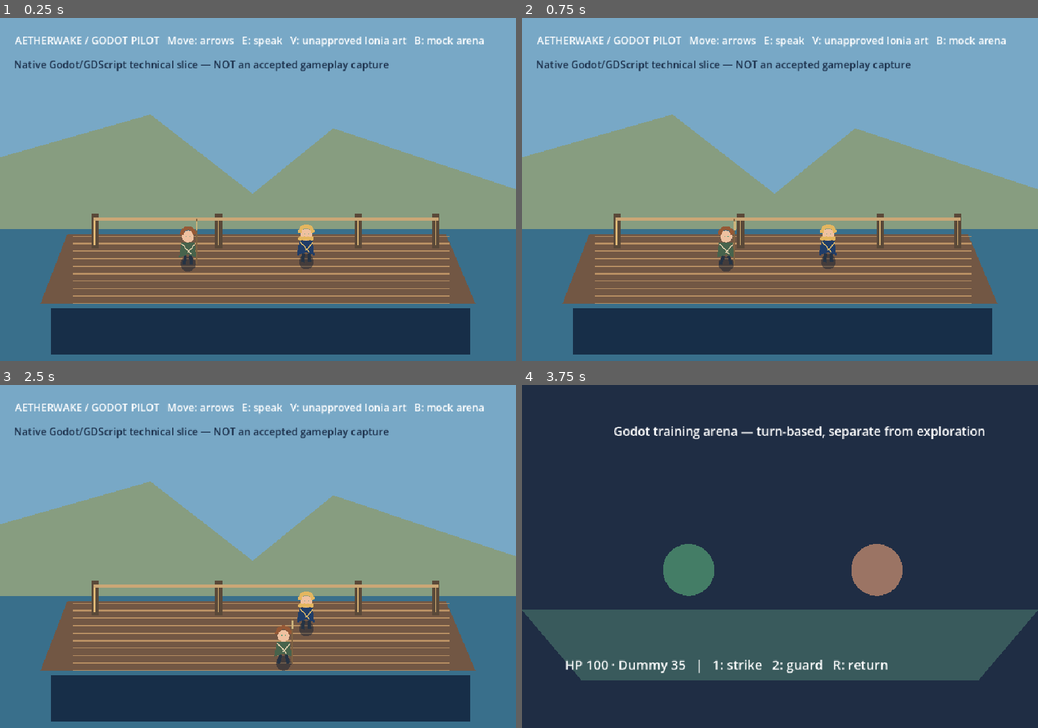
Above: before the commit, frames 1-4 (two rows, left to right).
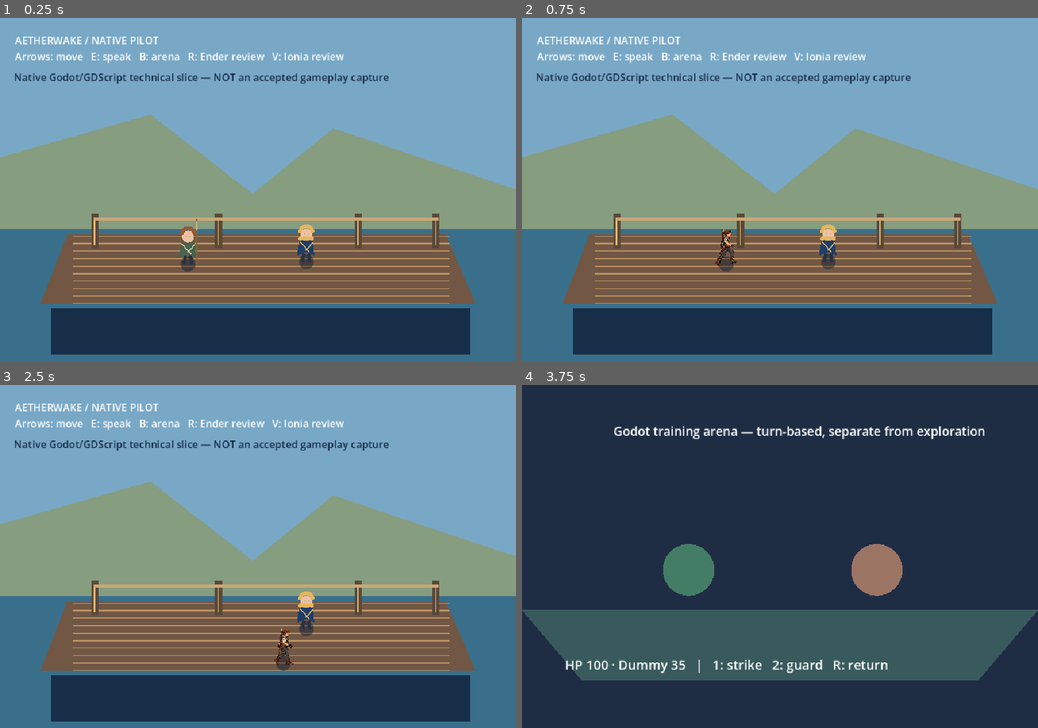
Above: after the commit, the same moments.

Repository: ndrorchestration/ToSailaStarrySky-jrpg
Game: Godot game, scene res://scenes/first_wake.tscn
Same seed, same stepped clock (60 frames per second), same inputs: the game is played once before the commit and once after it.
Inputs:
- Up to frame 1 (0.25 s): no input
- Up to frame 2 (0.75 s): tap Enter at 0.5 s; hold Right (ui_right) from 0.53 s (still down); tap R at 0.6 s
- Up to frame 3 (2.5 s): release Right (ui_right) at 1.28 s; hold Down (ui_down) 1.28-2.03 s; tap R at 1.35, 2.3 s; tap Space at 2 s; hold Right (ui_right) from 2.03 s (still down); tap E at 2.1 s
- Up to frame 4 (3.75 s): release Right (ui_right) at 2.78 s; hold Up (ui_up) 2.78-3.53 s; tap V at 2.85 s; tap R at 3.05 s; hold Left (ui_left) from 3.53 s (still down); tap B at 3.6 s

The runs differ from the first frame. In frame 1, 2.9% of the frame differs, in the area x 2-94%, y 5-20%; in frame 2, 3.2%, in the area x 2-94%, y 5-73%; in frame 3, 3.2%; in frame 4, nothing differs.

Commit message:
feat(godot): add opt-in Ender walk review driven by actual movement

Diff:
--- a/godot/scripts/first_wake.gd
+++ b/godot/scripts/first_wake.gd
@@ -13,6 +13,7 @@
 var status: Label
 var dialogue_open: bool = false
 var ionia_art_review_enabled: bool = false
+var ender_walk_review_enabled: bool = false
 
 func _ready() -> void:
     var actors := Node2D.new()
@@ -43,7 +44,7 @@
     status = Label.new()
     status.position = Vector2(28, 28)
     status.add_theme_font_size_override("font_size", 19)
-    status.text = "AETHERWAKE / GODOT PILOT   Move: arrows   E: speak   V: unapproved Ionia art   B: mock arena"
+    status.text = "AETHERWAKE / NATIVE PILOT\nArrows: move   E: speak   B: arena   R: Ender review   V: Ionia review"
     ui.add_child(status)
     dialogue = Label.new()
     dialogue.position = Vector2(100, 555)
@@ -72,7 +73,7 @@
         draw_line(Vector2(post + 6, 375), Vector2(post + 6, 424), Color("#e0b977"), 2.0)
     draw_line(Vector2(174, 375), Vector2(816, 375), Color("#cba776"), 6.0)
     draw_rect(Rect2(Vector2(95, 542), Vector2(780, 86)), Color(0.04, 0.08, 0.18, 0.72))
-    draw_string(ThemeDB.fallback_font, Vector2(26, 94), "Native Godot/GDScript technical slice — NOT an accepted gameplay capture", HORIZONTAL_ALIGNMENT_LEFT, -1, 19, Color("#172a45"))
+    draw_string(ThemeDB.fallback_font, Vector2(26, 118), "Native Godot/GDScript technical slice — NOT an accepted gameplay capture", HORIZONTAL_ALIGNMENT_LEFT, -1, 19, Color("#172a45"))
 
 func _unhandled_key_input(event: InputEvent) -> void:
     if not (event is InputEventKey) or not event.pressed or event.echo:
@@ -80,6 +81,9 @@
     if event.keycode == KEY_E and ender.global_position.distance_to(ionia.global_position) <= 110.0:
         dialogue_open = not dialogue_open
         dialogue.visible = dialogue_open
+    elif event.keycode == KEY_R:
+        ender_walk_review_enabled = not ender_walk_review_enabled
+        ender.set_walk_review_enabled(ender_walk_review_enabled)
     elif event.keycode == KEY_V:
         # Preview only; does not admit the source as approved Ionia field art.
         ionia_art_review_enabled = not ionia_art_review_enabled
--- a/godot/scripts/pilot_actor.gd
+++ b/godot/scripts/pilot_actor.gd
@@ -8,9 +8,10 @@
 @export var review_source_texture: Texture2D
 
 var walking_bounds: Rect2 = Rect2(Vector2(145, 410), Vector2(670, 112))
-var near_leg_forward: bool = false
-var walk_clock: float = 0.0
 var review_sprite: Sprite2D
+var walk_review_sprite: Sprite2D
+var travel_distance: float = 0.0
+var gait_step: float = 0.0
 
 func _ready() -> void:
     var shape_node := CollisionShape2D.new()
@@ -30,7 +31,21 @@
         review_sprite.position = Vector2(0, -42)
         review_sprite.visible = false
         add_child(review_sprite)
+    if character_name == "Ender":
+        walk_review_sprite = Sprite2D.new()
+        walk_review_sprite.name = "EnderWalkReviewUnapproved"
+        walk_review_sprite.texture = preload("res://art-review/ender-walk-candidate.png")
+        walk_review_sprite.hframes = 6
+        walk_review_sprite.position = Vector2(0, -46)
+        walk_review_sprite.texture_filter = CanvasItem.TEXTURE_FILTER_NEAREST
+        walk_review_sprite.visible = false
+        add_child(walk_review_sprite)
     queue_redraw()
+
+func set_walk_review_enabled(enabled: bool) -> void:
+    if walk_review_sprite != null:
+        walk_review_sprite.visible = enabled
+        queue_redraw()
 
 func set_review_art_enabled(enabled: bool) -> void:
     if review_sprite != null:
@@ -40,16 +55,26 @@
 func is_review_art_enabled() -> bool:
     return review_sprite != null and review_sprite.visible
 
-func _physics_process(delta: float) -> void:
+func _physics_process(_delta: float) -> void:
     if not player_controlled:
         return
     var direction := Input.get_vector("ui_left", "ui_right", "ui_up", "ui_down")
     velocity = direction * walk_speed
+    var before := global_position
     move_and_slide()
     global_position = global_position.clamp(walking_bounds.position, walking_bounds.end)
-    if direction.length_squared() > 0.001:
-        walk_clock += delta
-        near_leg_forward = sin(walk_clock * 13.0) > 0.0
+    var traveled := global_position.distance_to(before)
+    if traveled > 0.001:
+        travel_distance += traveled
+        gait_step = sin(travel_distance * TAU / 88.8) * 3.0
+    else:
+        travel_distance = 0.0
+        gait_step = 0.0
+    if walk_review_sprite != null:
+        walk_review_sprite.frame = int(travel_distance / 14.8) % 6
+        # Original source is side-facing only. No invented front/back poses.
+        if abs(direction.x) > 0.01:
+            walk_review_sprite.flip_h = direction.x < 0.0
     queue_redraw()
 
 func _draw() -> void:
@@ -59,10 +84,10 @@
     var highlight := Color("#d7b56a") if is_ionia else Color("#dccbaa")
     var hair := Color("#e4b65f") if is_ionia else Color("#965936")
     draw_circle(Vector2(0, -3), 14.0, Color(0.05, 0.11, 0.19, 0.45))
-    if is_review_art_enabled():
+    if is_review_art_enabled() or (walk_review_sprite != null and walk_review_sprite.visible):
         # Suppress placeholder body only, retain shared foot-ground cue.
         return
-    var step := 3.0 if near_leg_forward and player_controlled else 0.0
+    var step := gait_step if player_controlled else 0.0
     draw_line(Vector2(-5, -19), Vector2(-7-step, -2), Color("#253344"), 6.0)
     draw_line(Vector2(5, -19), Vector2(6+step, -2), Color("#253344"), 6.0)
     draw_colored_polygon(PackedVector2Array([
--- /dev/null
+++ b/godot/tests/capture_ender_walk_review.gd
@@ -0,0 +1,40 @@
+extends SceneTree
+## Native renderer diagnostic. Does not establish creator acceptance.
+
+func _initialize() -> void:
+    call_deferred("_capture")
+
+func _capture() -> void:
+    root.size = Vector2i(960, 640)
+    var world = load("res://scenes/first_wake.tscn").instantiate()
+    root.add_child(world)
+    await process_frame
+    var output := "res://review-evidence/"
+    DirAccess.make_dir_recursive_absolute(ProjectSettings.globalize_path(output))
+    await RenderingServer.frame_post_draw
+    var before := root.get_texture().get_image()
+    if before.save_png(output + "ender-placeholder.png") != OK:
+        quit(1)
+        return
+    world.ender.set_walk_review_enabled(true)
+    await process_frame
+    await RenderingServer.frame_post_draw
+    var after := root.get_texture().get_image()
+    if before.get_region(Rect2i(300, 350, 100, 130)).get_data() == after.get_region(Rect2i(300, 350, 100, 130)).get_data():
+        push_error("ENDER_CAPTURE_FAIL: preview pixels unchanged")
+        quit(2)
+        return
+    if after.save_png(output + "ender-native-review.png") != OK:
+        quit(3)
+        return
+    Input.action_press("ui_right")
+    for i in range(24):
+        for tick in range(3):
+            await physics_frame
+        await RenderingServer.frame_post_draw
+        if root.get_texture().get_image().save_png(output + "walk-%02d.png" % i) != OK:
+            quit(4)
+            return
+    Input.action_release("ui_right")
+    print("ENDER_CAPTURE_PASS: baseline, opt-in and 24 genuine input-driven frames")
+    quit(0)
--- /dev/null
+++ b/godot/tests/ender_walk_test.gd
@@ -0,0 +1,59 @@
+extends SceneTree
+
+func _initialize() -> void:
+    call_deferred("_test")
+
+func _test() -> void:
+    var world = load("res://scenes/first_wake.tscn").instantiate()
+    root.add_child(world)
+    await process_frame
+    var actor = world.ender
+    var sprite = actor.get_node_or_null("EnderWalkReviewUnapproved")
+    if sprite == null:
+        push_error("ENDER_WALK_FAIL: native six-frame sprite missing")
+        quit(1)
+        return
+    if sprite.visible or sprite.hframes != 6:
+        quit(2)
+        return
+    actor.set_walk_review_enabled(true)
+    var start: Vector2 = actor.position
+    Input.action_press("ui_right")
+    var seen := {}
+    for i in range(50):
+        await physics_frame
+        seen[sprite.frame] = true
+    Input.action_release("ui_right")
+    if actor.position.x <= start.x or seen.size() != 6 or not sprite.visible:
+        push_error("ENDER_WALK_FAIL: movement does not animate")
+        quit(3)
+        return
+    await physics_frame
+    await physics_frame
+    if sprite.frame != 0:
+        push_error("ENDER_WALK_FAIL: idle does not return to rest")
+        quit(4)
+        return
+    actor.position.x = actor.walking_bounds.end.x
+    Input.action_press("ui_right")
+    for i in range(8):
+        await physics_frame
+    Input.action_release("ui_right")
+    if sprite.frame != 0:
+        push_error("ENDER_WALK_FAIL: wall causes foot skating")
+        quit(5)
+        return
+    Input.action_press("ui_left")
+    await physics_frame
+    await physics_frame
+    Input.action_release("ui_left")
+    if not sprite.flip_h:
+        push_error("ENDER_WALK_FAIL: left movement does not mirror side view")
+        quit(7)
+        return
+    actor.set_walk_review_enabled(false)
+    if sprite.visible:
+        quit(6)
+        return
+    print("ENDER_WALK_PASS: opt-in six frames, actual movement, idle, wall stop")
+    quit(0)
Binary file added: godot/art-review/ender-walk-candidate.png
Not shown, changed: .github/workflows/godot-first-wake-pilot.yml
Not shown, changed: godot/.gitignore
Not shown, changed: godot/README.md
